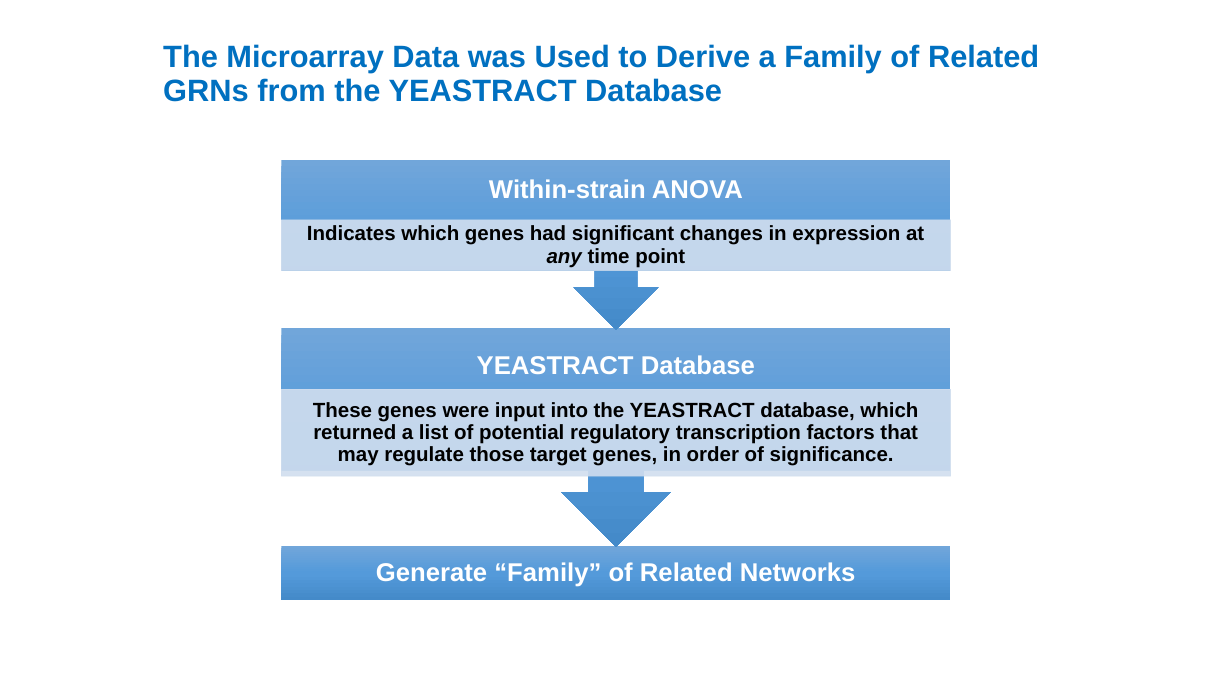
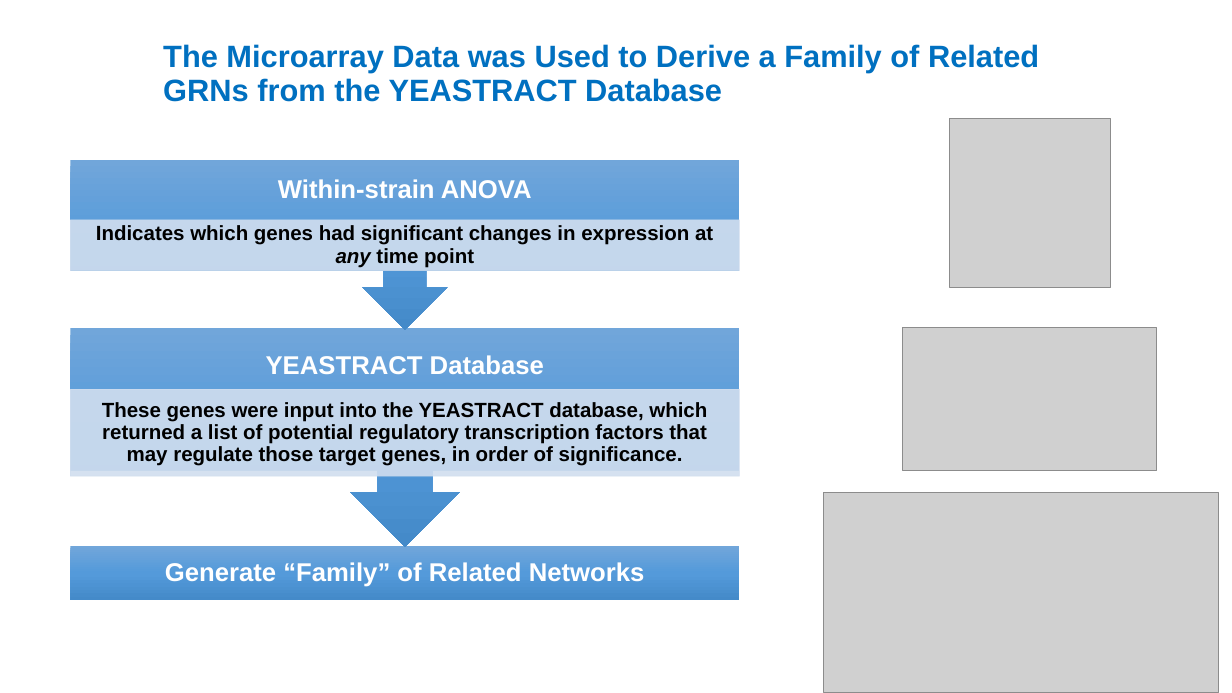
Before and after one commit to kdahlquist/GRNmap, a slide deck: slide 10 of documents/presentations/LMUURS17_NEW.pptx. Drawn at 1232x693 pixels with LibreOffice and Linux fonts; fonts in the diff are those of the drawing; grey boxes stand for pictures. Boxes give left, top, right and bottom in pixels: in the first picture for what was removed or moved away, otherwise in the second. Text is boxed around its words. In the diff, an @@ line names an element or a change of style, - is before the commit and + after.

Commit message:
Only need to edit one slide
Edit generation of random network slides

```diff
--- a/documents/presentations/LMUURS17_NEW.pptx
+++ b/documents/presentations/LMUURS17_NEW.pptx
@@ picture added at [949,118,1111,287] @@
@@ picture added at [903,327,1157,470] @@
@@ picture added at [824,493,1219,693] @@
@@ 5 texts, 3 rectangles, 2 up arrow callouts: place and size @@
-5 texts, 3 rectangles, 2 up arrow callouts at [282,160,951,601]
+5 texts, 3 rectangles, 2 up arrow callouts at [70,160,739,601]
```
Also in this commit, not shown: 4 other slides changed, 2 slides added.
